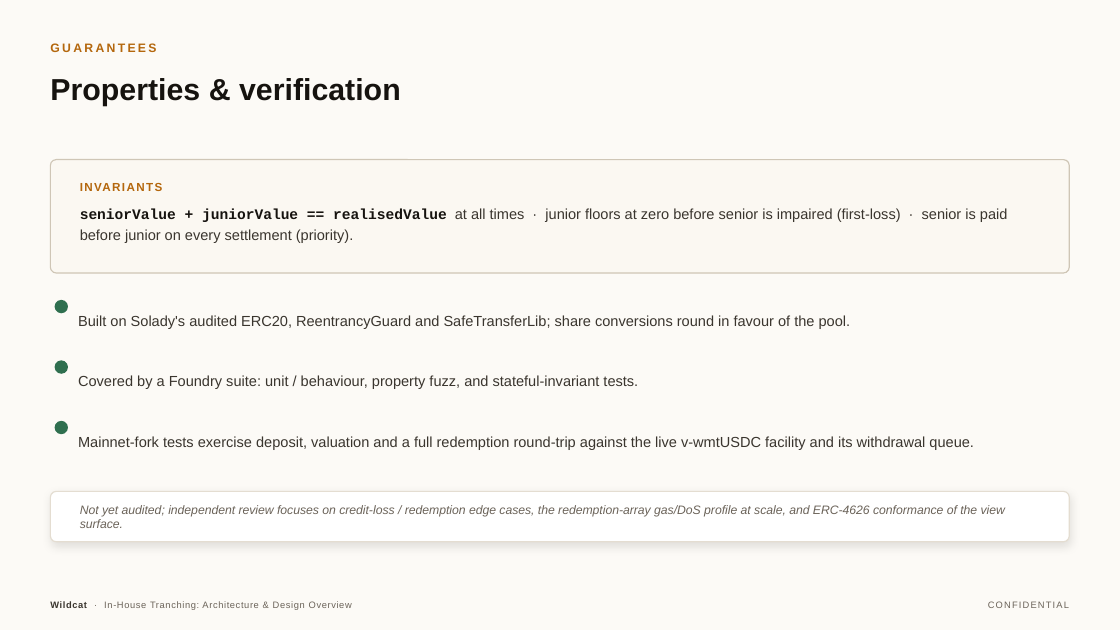
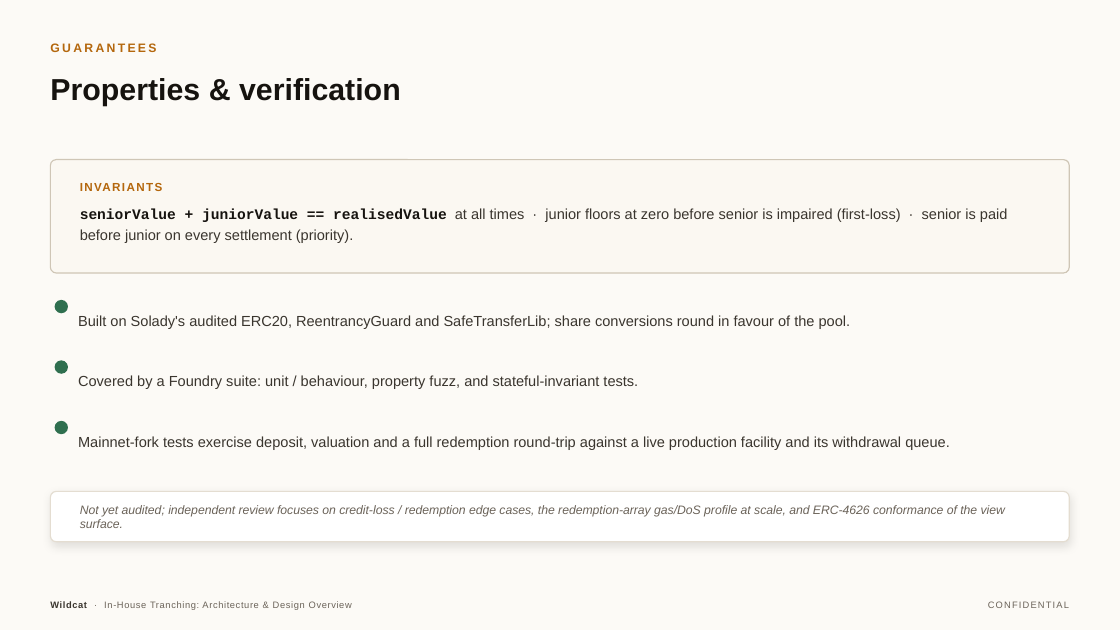
Before and after one commit to wildcat-finance/wildcat-tranching, a slide deck: slide 6 of deck/Wildcat-Tranching-Architecture-Deck.pptx. Drawn at 1120x630 pixels with LibreOffice and Linux fonts; fonts in the diff are those of the drawing. Boxes give left, top, right and bottom in pixels: in the first picture for what was removed or moved away, otherwise in the second. Text is boxed around its words. In the diff, an @@ line names an element or a change of style, - is before the commit and + after.

```diff
--- a/deck/Wildcat-Tranching-Architecture-Deck.pptx
+++ b/deck/Wildcat-Tranching-Architecture-Deck.pptx
@@ text at (78, 436, 950, 450): text changed @@
-Mainnet-fork tests exercise deposit, valuation and a full redemption round-trip against the live v-wmtUSDC facility and its withdrawal queue.
+Mainnet-fork tests exercise deposit, valuation and a full redemption round-trip against a live production facility and its withdrawal queue.
```
Also in this commit, not shown: 4 other slides changed, 15 other files.
